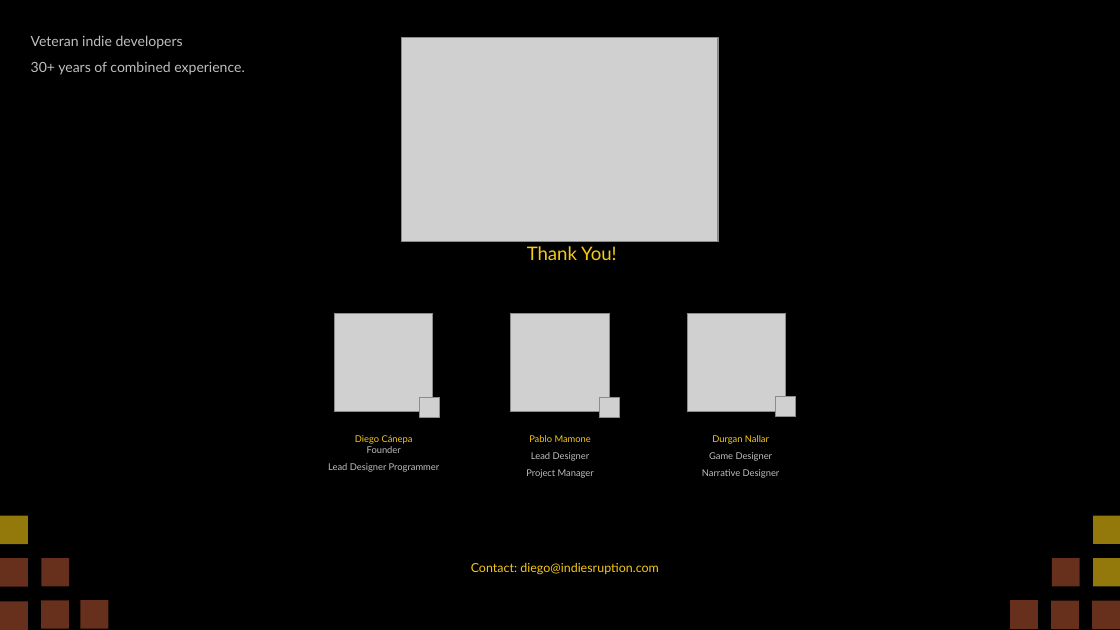
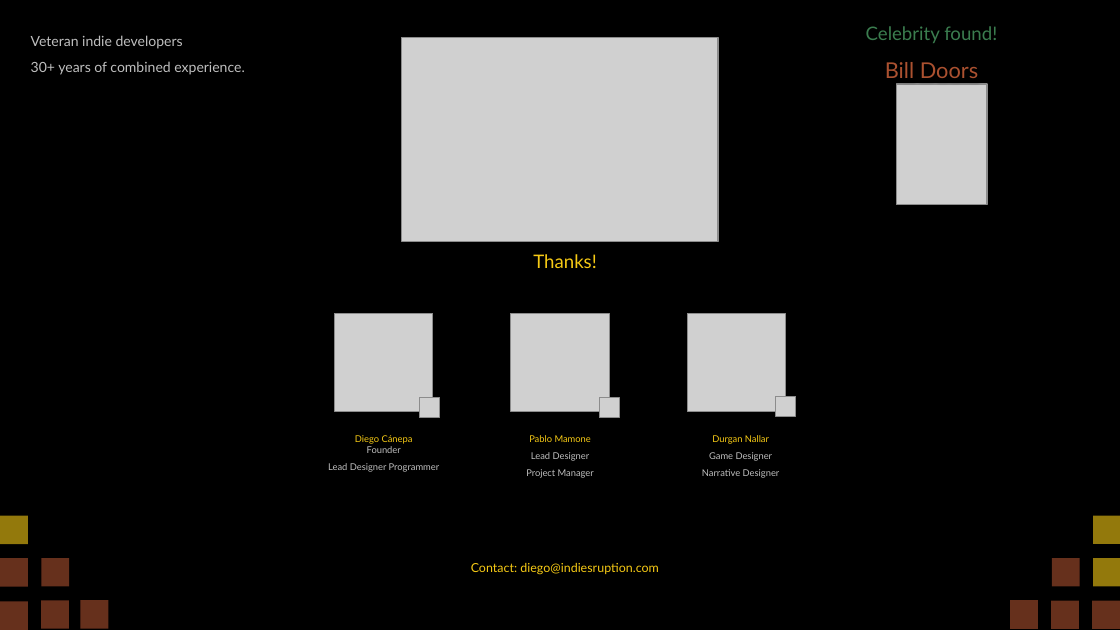
Before and after one commit to diegohcanepa/Remizione, a slide deck: slide 15 of Pitch Deck.pptx (slide 14 before the commit). Drawn at 1120x630 pixels with LibreOffice and Linux fonts; fonts in the diff are those of the drawing; grey boxes stand for pictures. Boxes give left, top, right and bottom in pixels: in the first picture for what was removed or moved away, otherwise in the second. Text is boxed around its words. In the diff, an @@ line names an element or a change of style, - is before the commit and + after.

```diff
--- a/Pitch Deck.pptx
+++ b/Pitch Deck.pptx
@@ text added at box(866, 26, 997, 78), 12 pt, text #3B7D4F @@
+Celebrity found!
+Bill Doors
@@ picture added at box(896, 84, 987, 205) @@
@@ subtitle at box(533, 254, 596, 268): text changed @@
-  Thank You!
+  Thanks!
```
Also in this commit, not shown: 7 other slides changed, 2 slides added, 1 slide removed, 9 other files.
